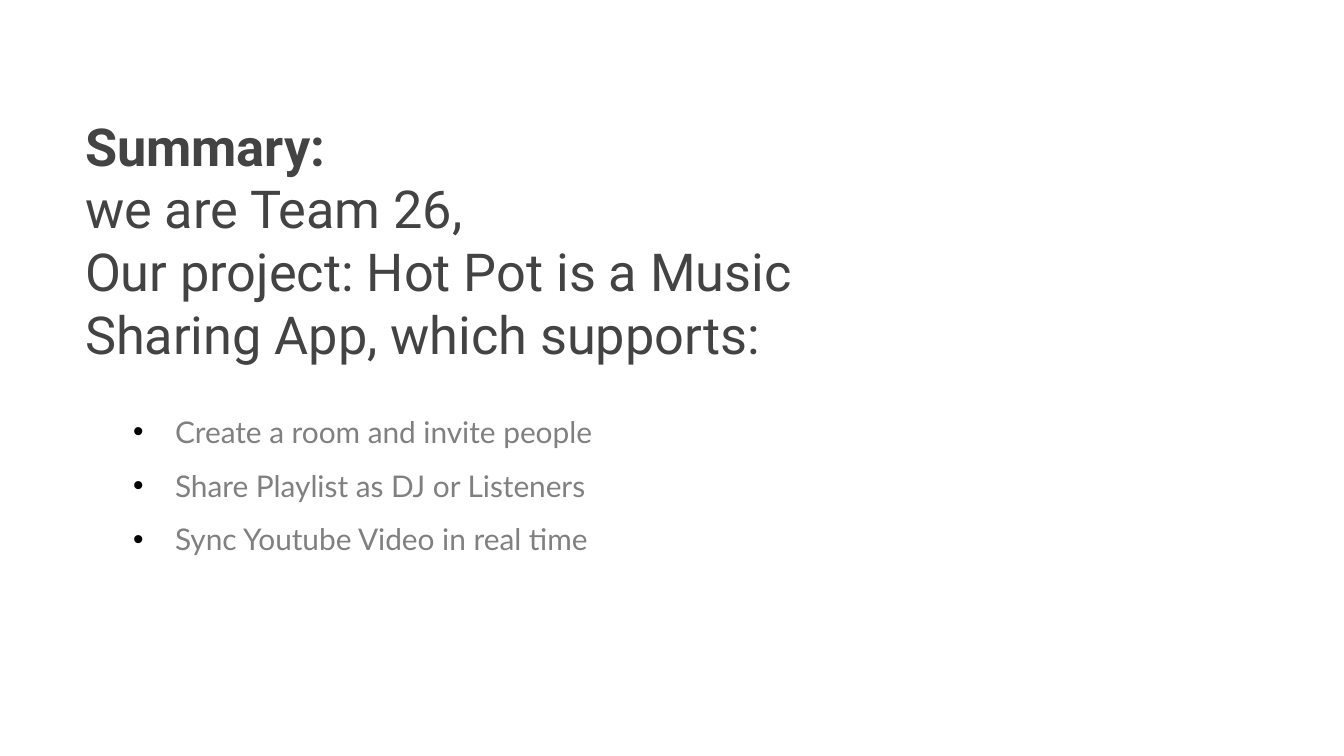
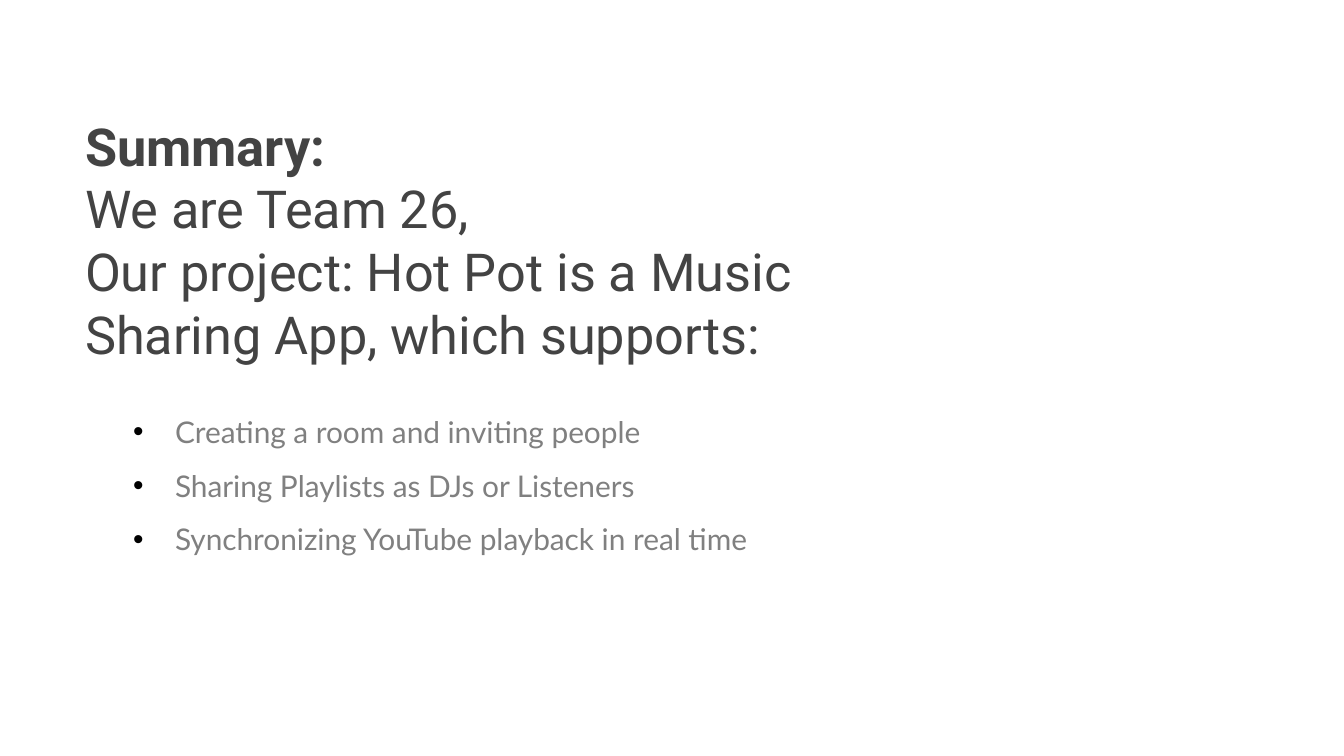
Before and after one commit to nkjack/17437-hot-pot-music-share, a slide deck: slide 13 of sprint-presentations/1119_WebApp_presentation.pptx. Drawn at 1344x756 pixels with LibreOffice and Linux fonts; fonts in the diff are those of the drawing; background and template pictures are left out. Boxes give left, top, right and bottom in pixels: in the first picture for what was removed or moved away, otherwise in the second. Text is boxed around its words. In the diff, an @@ line names an element or a change of style, - is before the commit and + after.

Commit message:
Minor rewording and typo corrections :)

```diff
--- a/sprint-presentations/1119_WebApp_presentation.pptx
+++ b/sprint-presentations/1119_WebApp_presentation.pptx
@@ title at <box>85,128,791,365</box>: text changed @@
-Summary:
-we are Team 26,
-Our project: Hot Pot is a Music Sharing App, which supports:
+Summary:
+We are Team 26,
+Our project: Hot Pot is a Music Sharing App, which supports:
@@ text at <box>175,421,747,556</box>: text changed @@
-• Create a room and invite people
-• Share Playlist as DJ or Listeners
-• Sync Youtube Video in real time
+• Creating a room and inviting people
+• Sharing Playlists as DJs or Listeners
+• Synchronizing YouTube playback in real time
```
Also in this commit, not shown: 7 other slides changed.
